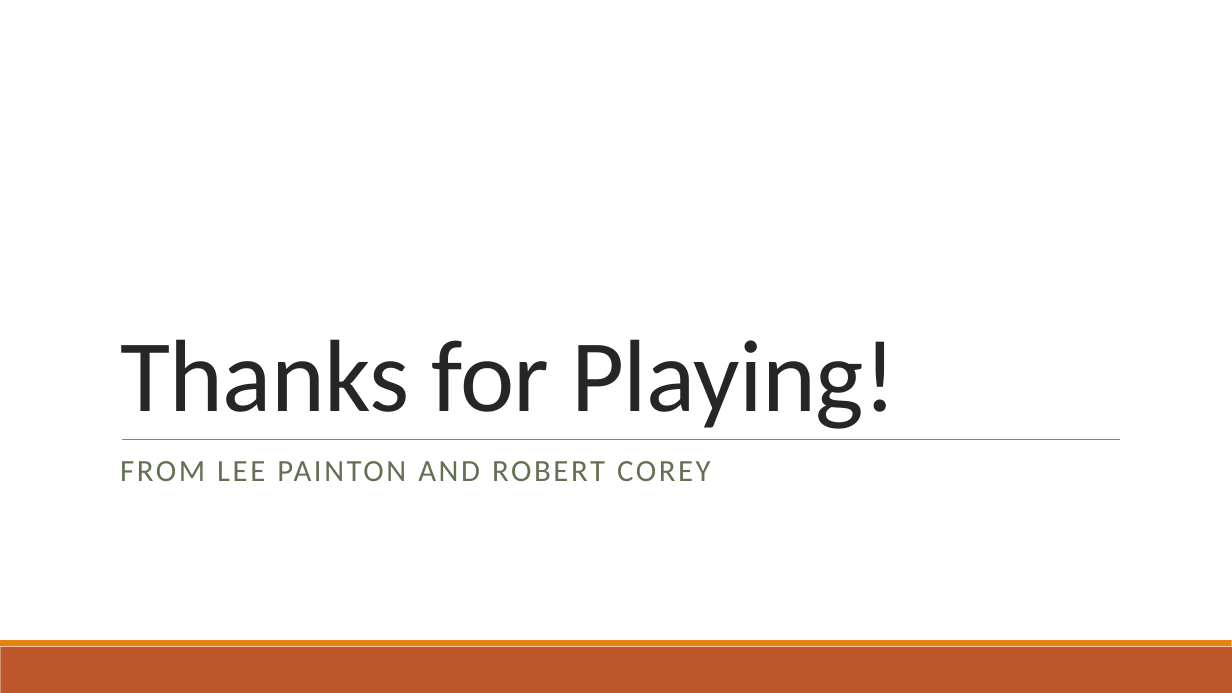
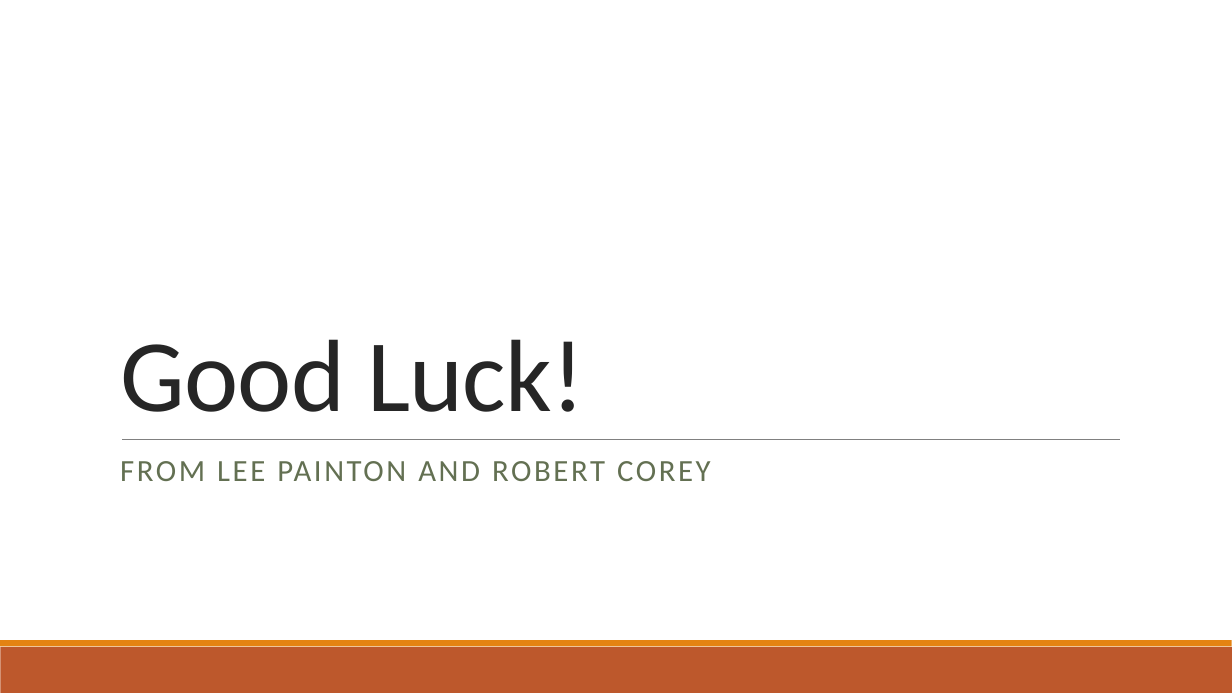
Before and after one commit to lpainton/Qstar, a slide deck: slide 26 of Astar.pptx (slide 25 before the commit). Drawn at 1232x693 pixels with LibreOffice and Linux fonts; fonts in the diff are those of the drawing. Boxes give left, top, right and bottom in pixels: in the first picture for what was removed or moved away, otherwise in the second. Text is boxed around its words. In the diff, an @@ line names an element or a change of style, - is before the commit and + after.

```diff
--- a/Astar.pptx
+++ b/Astar.pptx
@@ title at box(120, 339, 585, 412): text changed @@
-Thanks for Playing!
+Good Luck!
```
Also in this commit, not shown: 3 other slides changed, 1 slide added.
